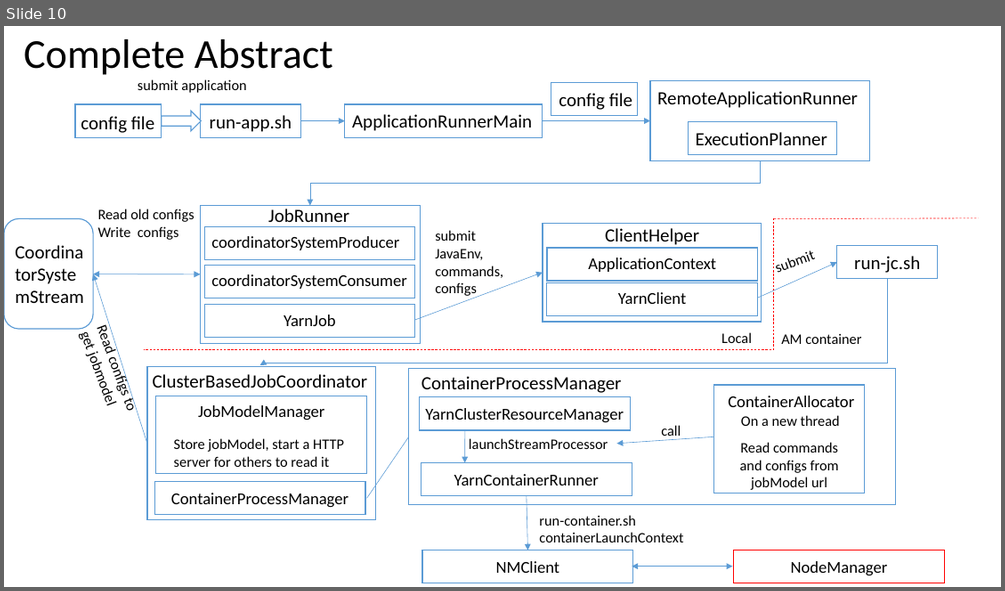
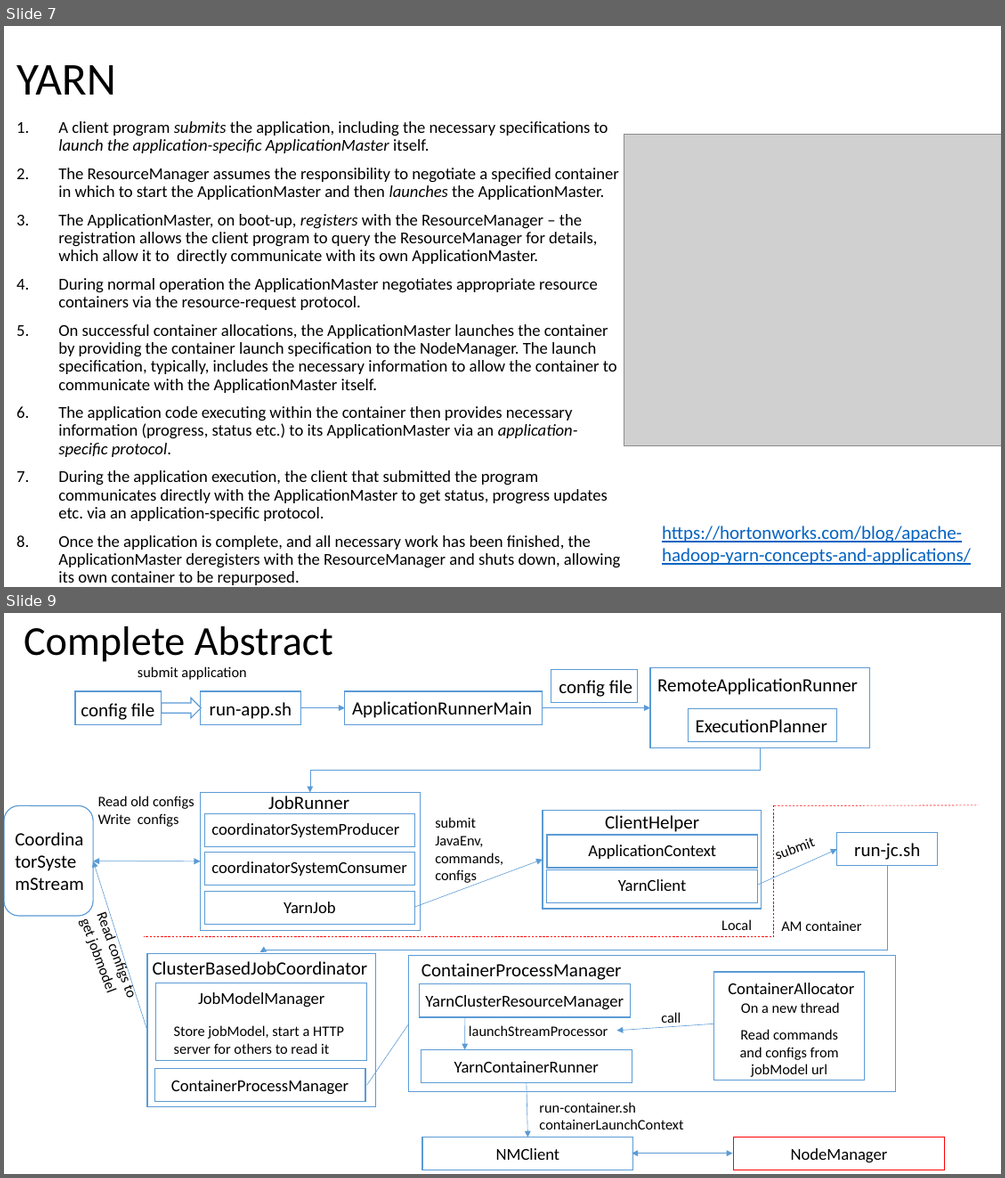
Before and after one commit to Swrrt/Samza-Documents, a slide deck: Documentation/SamzaStructure.pptx. Shown one above the other, each under a label of ours: slide 10 before the commit, slides 7 and 9 after it; the slides between them are not shown. The pictures are 1005x591 and 1005x1178 pixels, drawn with LibreOffice and Linux fonts; fonts in the diff are those of the drawing; grey boxes stand for pictures. Boxes give left, top, right and bottom in pixels: in the first picture for what was removed or moved away, otherwise in the second. Text is boxed around its words. In the diff, an @@ line names an element or a change of style, - is before the commit and + after.

Commit message:
Re-organizing; YARN's introduction completed

```diff
--- a/Documentation/SamzaStructure.pptx
+++ b/Documentation/SamzaStructure.pptx
@@ slide 7 added at box(4, 26, 1001, 587), background #FFFFFF @@
@@ text added at box(16, 65, 116, 95), 44 pt, text #000000 @@
+YARN
@@ text added at box(58, 121, 620, 585), 16 pt, text #000000 @@
+1. A client program submits the application, including the necessary specifications to launch the application-specific ApplicationMaster itself.
+2. The ResourceManager assumes the responsibility to negotiate a specified container in which to start the ApplicationMaster and then launches the ApplicationMaster.
+3. The ApplicationMaster, on boot-up, registers with the ResourceManager – the registration allows the client program to query the ResourceManager for details, which allow it to directly communicate with its own ApplicationMaster.
+4. During normal operation the ApplicationMaster negotiates appropriate resource containers via the resource-request protocol.
+5. On successful container allocations, the ApplicationMaster launches the container by providing the container launch specification to the NodeManager. The launch specification, typically, includes the necessary information to allow the container to communicate with the ApplicationMaster itself.
+6. The application code executing within the container then provides necessary information (progress, status etc.) to its ApplicationMaster via an application-specific protocol.
+7. During the application execution, the client that submitted the program communicates directly with the ApplicationMaster to get status, progress updates etc. via an application-specific protocol.
+8. Once the application is complete, and all necessary work has been finished, the ApplicationMaster deregisters with the ResourceManager and shuts down, allowing its own container to be repurposed.
@@ picture added at box(624, 135, 1001, 446) @@
@@ text added at box(662, 525, 971, 564), 18 pt, text #0563C1, underline @@
+https://hortonworks.com/blog/apache-hadoop-yarn-concepts-and-applications/
@@ what was slide 10 is now slide 9 @@
```
Also in this commit, not shown: 9 slides changed, 5 other slides added.
